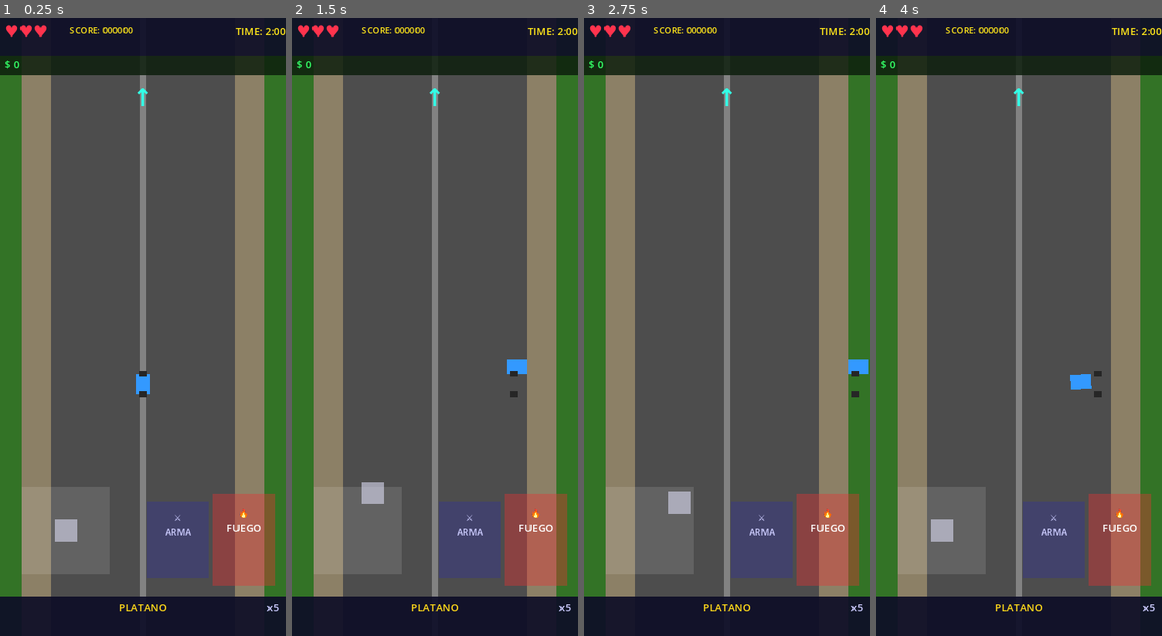
Above: before the commit, frames 1-4 (left to right).
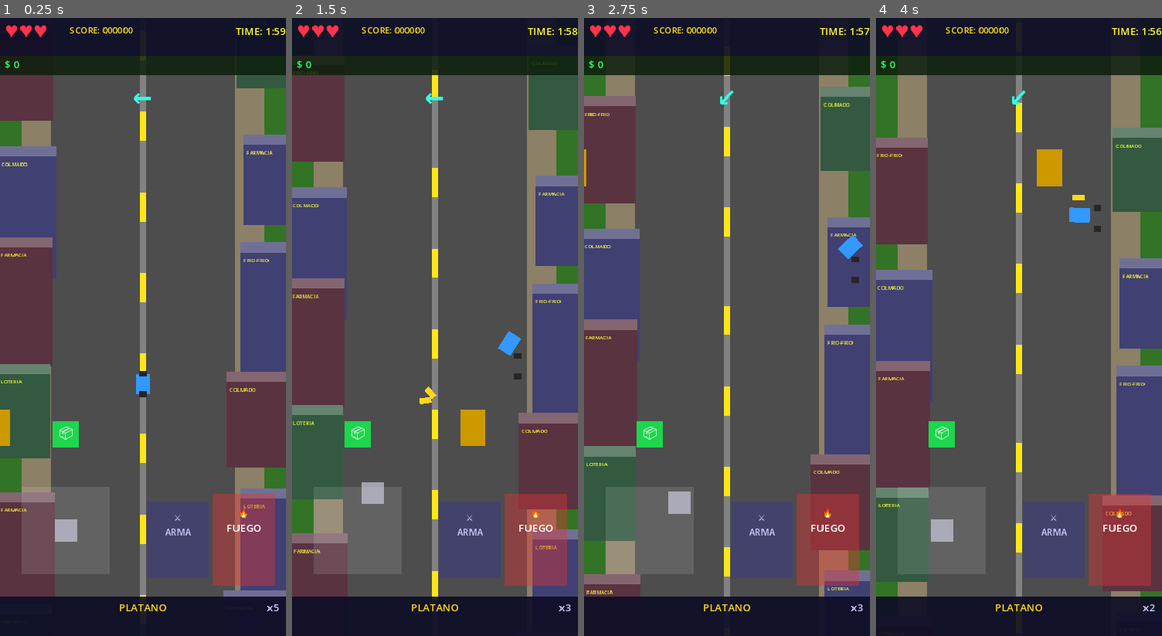
Above: after the commit, the same moments.

Repository: Pjavier23/colmado-godot
Game: Godot game, scene res://scenes/GameScene.tscn
The game is run twice, just before and just after one commit, with the same random seed, the same clock (stepped at 60 frames per second) and the same inputs. This scene is started directly instead of the project's main scene.
Inputs (mouse positions are in pixels of both pictures, inside the frame that each line leads up to):
- Up to frame 1 (0.25 s): no input
- Up to frame 2 (1.5 s): tap Enter at 0.5 s; move the mouse to (497, 296) at 0.52 s; hold D (move_right) 0.53-1.25 s; click (497, 296) at 0.67 s; tap Space at 0.77 s; drag from (377, 357) to (515, 382) at 1.27 s
- Up to frame 3 (2.75 s): move the mouse to (755, 191) at 2.02 s; hold D (move_right) from 2.03 s (still down)
- Up to frame 4 (4 s): release D (move_right) at 2.75 s; drag from (1004, 450) to (933, 234) at 2.77 s; move the mouse to (1104, 419) at 3.52 s; hold A (move_left) from 3.53 s (still down); tap Space at 3.77 s

The runs differ from the first frame. In frame 1, 27% of the frame differs, in the area x 0-100%, y 1-94%; in frame 2, 28%, in the area x 0-100%, y 1-96%; in frame 3, 26%; in frame 4, 25%.
Error before the commit: Parse Error: Identifier "Weapon" not declared in the current scope. (res://scripts/GameScene.gd:442)

Commit message:
Fix: add class_name to Weapon and Player scripts

Diff:
--- a/scripts/Player.gd
+++ b/scripts/Player.gd
@@ -1,3 +1,4 @@
+class_name Player
 extends CharacterBody2D
 ## Player.gd - Player controller with virtual joystick support.
 
--- a/scripts/Weapon.gd
+++ b/scripts/Weapon.gd
@@ -1,3 +1,4 @@
+class_name Weapon
 extends Area2D
 ## Weapon.gd - Projectile/weapon controller.
 ## Types: platano (boomerang), huevo (straight), salami (arc), fart (aoe slow)
